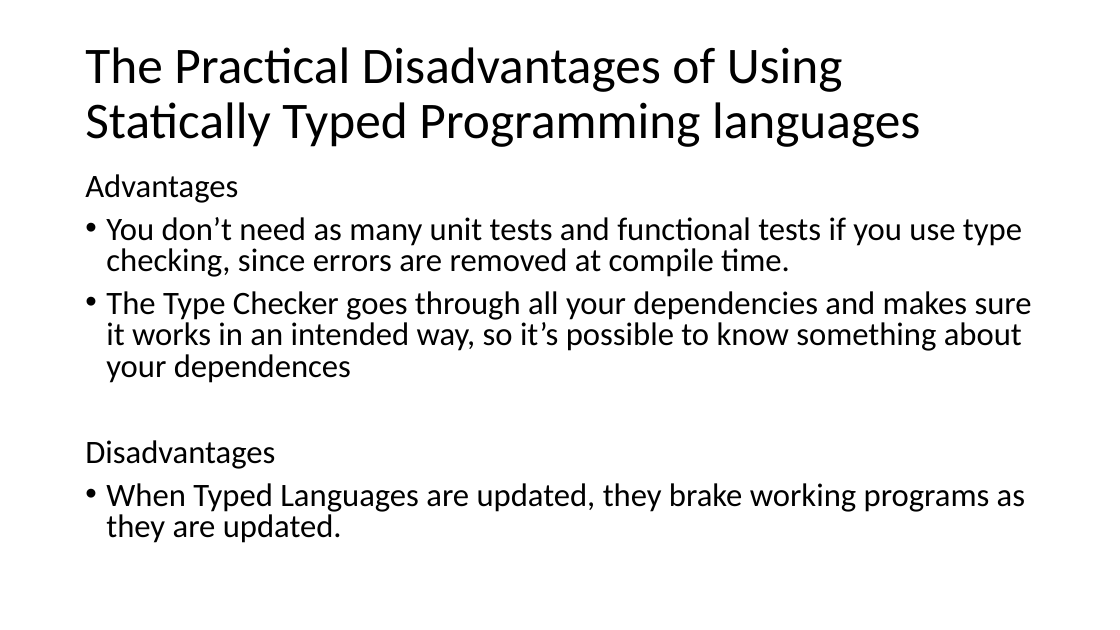
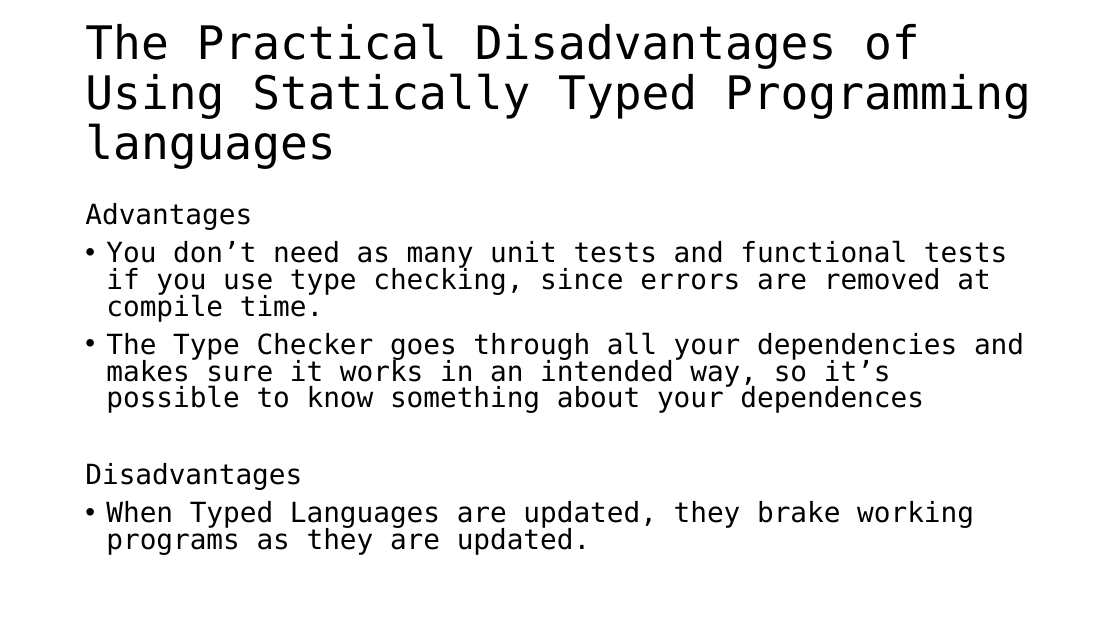
Before and after one commit to seanwestfall/algorithm_w_presentation, a slide deck: slide 10 of Presentation1.pptx. Drawn at 1120x630 pixels with LibreOffice and Linux fonts; fonts in the diff are those of the drawing. Boxes give left, top, right and bottom in pixels: in the first picture for what was removed or moved away, otherwise in the second. Text is boxed around its words. In the diff, an @@ line names an element or a change of style, - is before the commit and + after.

```diff
--- a/Presentation1.pptx
+++ b/Presentation1.pptx
@@ title "The Practical Disadvantages of Using ..." at (x1=85, y1=23, x2=1031, y2=169): size 44 to 39.6 pt, font Calibri to DejaVu Sans Mono @@
@@ text "Advantages" moved from (x1=85, y1=174, x2=1032, y2=543) to (x1=85, y1=203, x2=1024, y2=555) @@
@@ text "Advantages" at (x1=85, y1=203, x2=1024, y2=555): size 28 to 23.8 pt, font Calibri to DejaVu Sans Mono @@
```
Also in this commit, not shown: 5 other slides changed.
